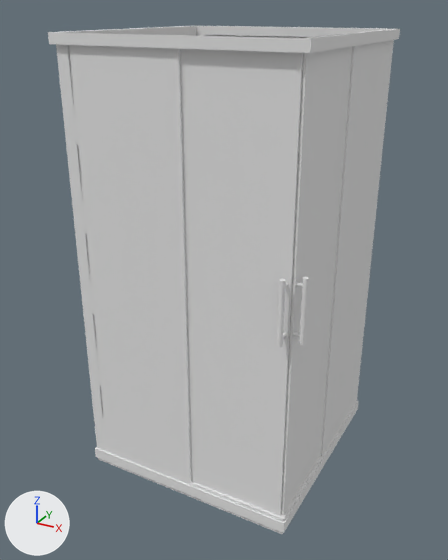
One commit to the OBJ model Assets/Props/Bathroom/Shower.obj: the scene before it, then after it.
Camera for both pictures: a 50 mm lens placed at (9.41, -17.93, 9.64), pointed at (-0.18, -0.51, 0.92). Every picture has the same lights, and +X, +Y and +Z are marked at lower left. Where no turn or scale is listed for an object, it has been applied to the vertices. Vertices at the same position are counted once.

Before the edit, the objects in view are built like this:
```python
me_shower = bpy.data.meshes.new('Shower')
me_shower.from_pydata(...)  # 1462 vertices, 1563 faces; spans x -3.92..4.06, y -4.05..3.92, z -5.95..9.0
me_shower.materials.append(mat_initialshadinggroup)  # white #e7e7e7
ob_shower = bpy.data.objects.new('Shower', me_shower)
ob_shower.location = (0.0, 0.0, 0.0)
```
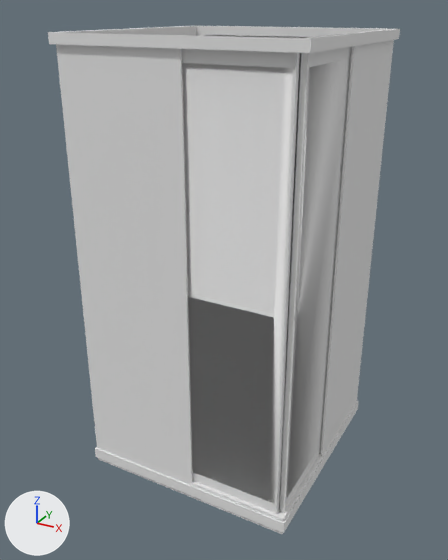
What changed in the scene script:
```text
Change me_shower:
    used by ob_shower; location = (0.0, 0.0, 0.0)
    remove me_shower.from_pydata(...)  # 1462 vertices, 1563 faces; spans x -3.92..4.06, y -4.05..3.92, z -5.95..9.0
    add me_shower.from_pydata(...)  # 1374 vertices, 1316 faces; spans x -3.92..3.92, y -3.92..3.92, z -5.95..9.0
    me_shower part 1: the loose piece of 8 vertices spanning x 0.0..3.64, y -3.71..-3.64, z -5.3..8.7 is scaled about its middle by (0.0196, 51.9, 0.026), then moved by (1.8, 1.99, -6.82)
    me_shower part 2: a new loose piece, a box spanning x -0.146..3.512, y -3.667..-3.596, z -5.304..-4.94, in mat_initialshadinggroup (white #e7e7e7)
    me_shower part 3: the loose piece of 8 vertices spanning x 3.65..3.72, y -3.65..0.19, z -5.3..8.7 is rebuilt with 23 vertices and now spans x 3.58..3.66, y -3.51..0.15, z -4.94..8.7
    me_shower part 4: a new loose piece of 30 vertices spanning x 3.54..3.59, y -3.51..-3.44, z -5.3..8.7, in mat_initialshadinggroup (white #e7e7e7)
    me_shower part 5: a new loose piece of 30 vertices spanning x 3.66..3.71, y -3.51..-3.44, z -5.3..8.7, in mat_initialshadinggroup (white #e7e7e7)
    me_shower part 6: a new loose piece of 30 vertices spanning x 3.44..3.51, y -3.6..-3.55, z -5.3..8.7, in mat_initialshadinggroup (white #e7e7e7)
    me_shower part 7: a new loose piece of 30 vertices spanning x 3.44..3.51, y -3.72..-3.67, z -5.3..8.7, in mat_initialshadinggroup (white #e7e7e7)
    me_shower part 8: a new loose piece of 22 vertices spanning x -0.15..3.51, y -3.67..-3.6, z -4.94..8.7, in mat_initialshadinggroup (white #e7e7e7)
    me_shower part 9: 6 loose pieces with 252 vertices, spanning x 3.41..4.06, y -4.05..-3.46, z 1.03..3.03, are deleted
    me_shower part 10
    8 vertices are removed from x -3.36..0.31, y -3.79..-3.72, z -5.3..8.7
    12 faces are deleted
    7 vertices are added at x -3.31..0.36, y -3.79..-3.72, z -5.3..8.7
    12 new faces join them
```

What differs and where, as boxes [x1, y1, x2, y2] in the pictures (448 x 560 px; the box of a moved part takes in the faces that stretch with it):
part 1 of me_shower, moved or reshaped
    before: [180, 49, 303, 516]
    after: [281, 445, 321, 512]
part 2 of me_shower, added
    after: [193, 473, 278, 513]
part 3 of me_shower, rebuilt
    before: [281, 47, 352, 516]
    after: [282, 47, 352, 503]
part 4 of me_shower, added
    after: [280, 53, 303, 511]
part 5 of me_shower, added
    after: [283, 53, 309, 513]
part 6 of me_shower, added
    after: [278, 53, 300, 512]
part 7 of me_shower, added
    after: [275, 53, 298, 515]
part 8 of me_shower, added
    after: [182, 49, 299, 504]
part 9 of me_shower, deleted
    before: [277, 277, 309, 347]
part 10 of me_shower, moved or reshaped
    before: [63, 45, 192, 482]
    after: [63, 45, 193, 483]
